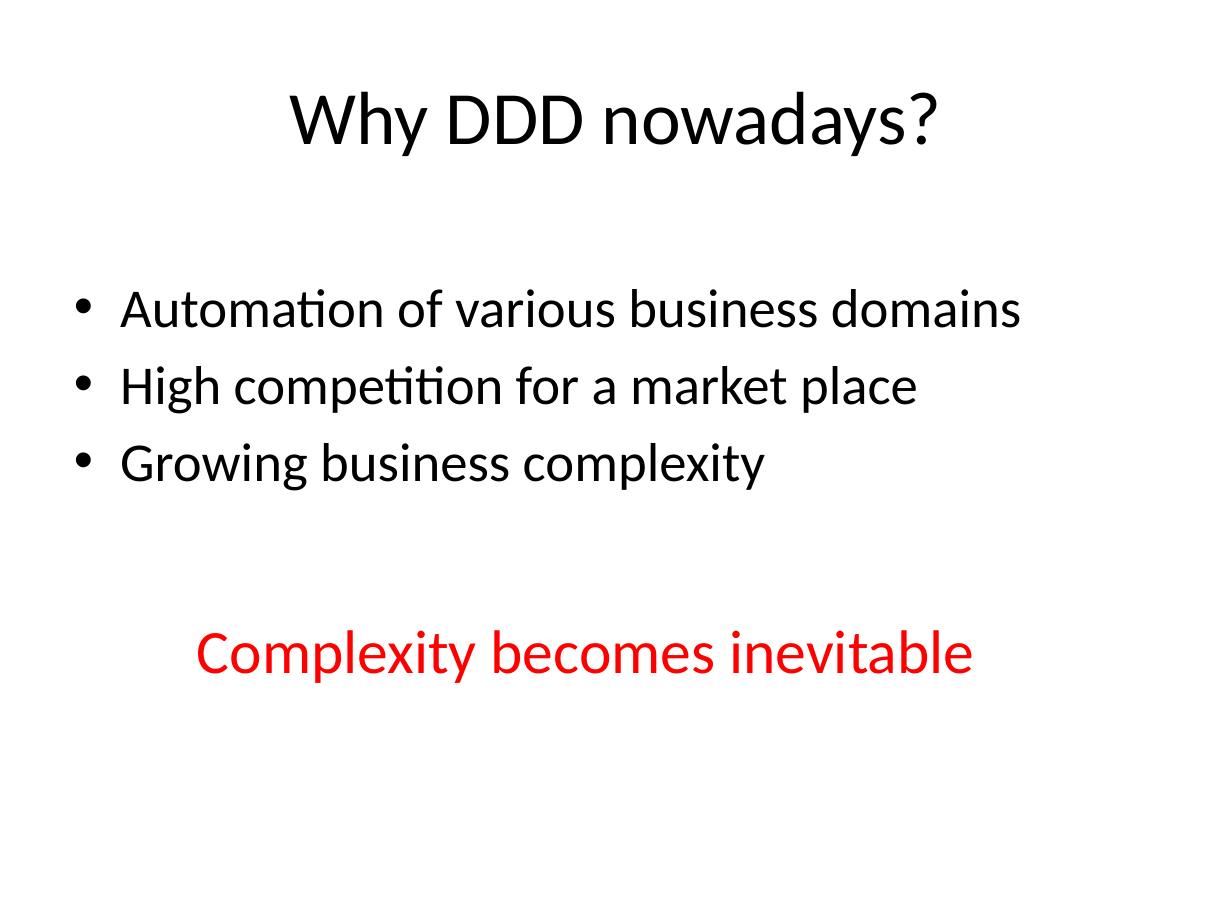
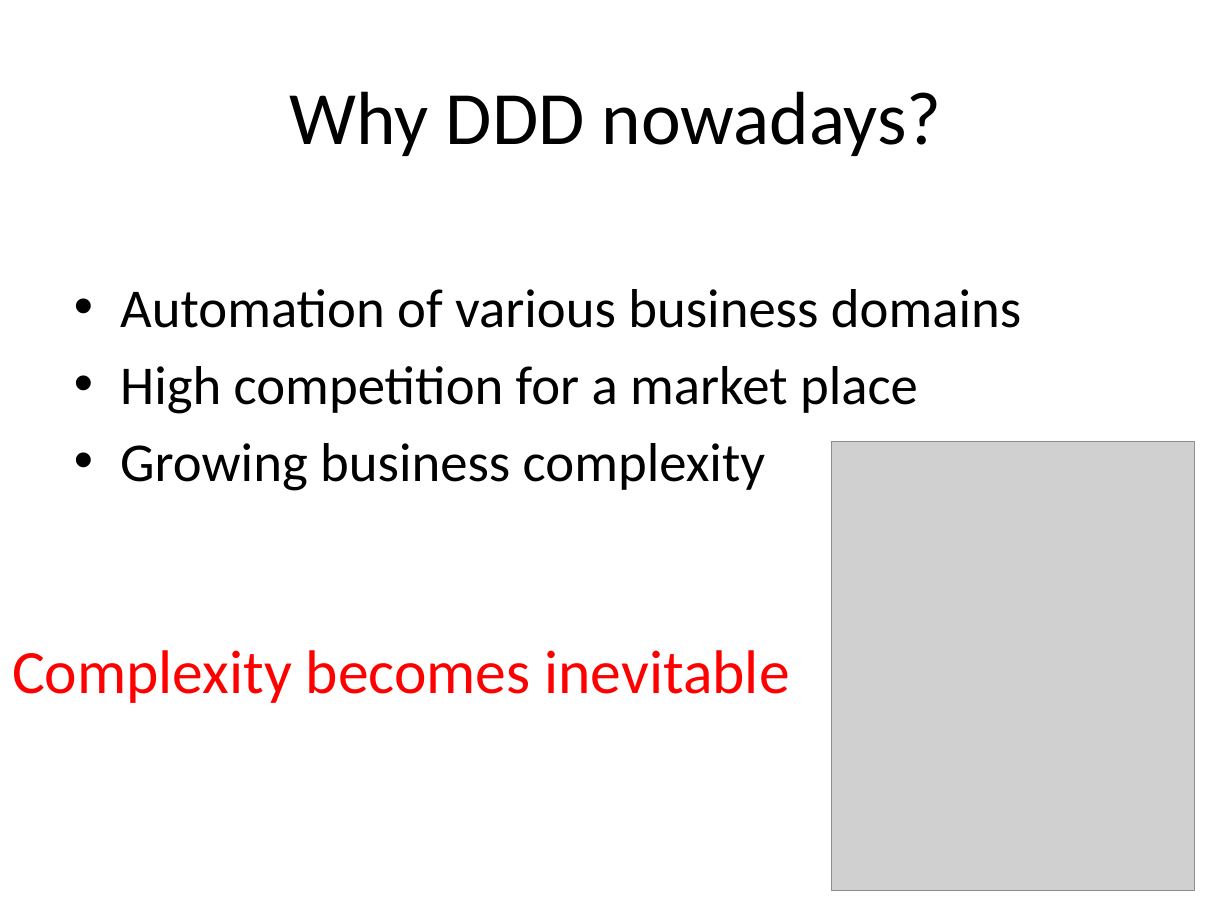
Before and after one commit to arturtv/dddpresentation, a slide deck: slide 3 of Domain-DrivenDesign.A.Trosin.pptx. Drawn at 1232x924 pixels with LibreOffice and Linux fonts; fonts in the diff are those of the drawing; grey boxes stand for pictures. Boxes give left, top, right and bottom in pixels: in the first picture for what was removed or moved away, otherwise in the second. Text is boxed around its words. In the diff, an @@ line names an element or a change of style, - is before the commit and + after.

```diff
--- a/Domain-DrivenDesign.A.Trosin.pptx
+++ b/Domain-DrivenDesign.A.Trosin.pptx
@@ picture added at (x1=832, y1=441, x2=1195, y2=891) @@
@@ text "Complexity becomes inevitable" moved from (x1=197, y1=630, x2=974, y2=683) to (x1=12, y1=650, x2=790, y2=703) @@
```
Also in this commit, not shown: 5 other slides changed.
